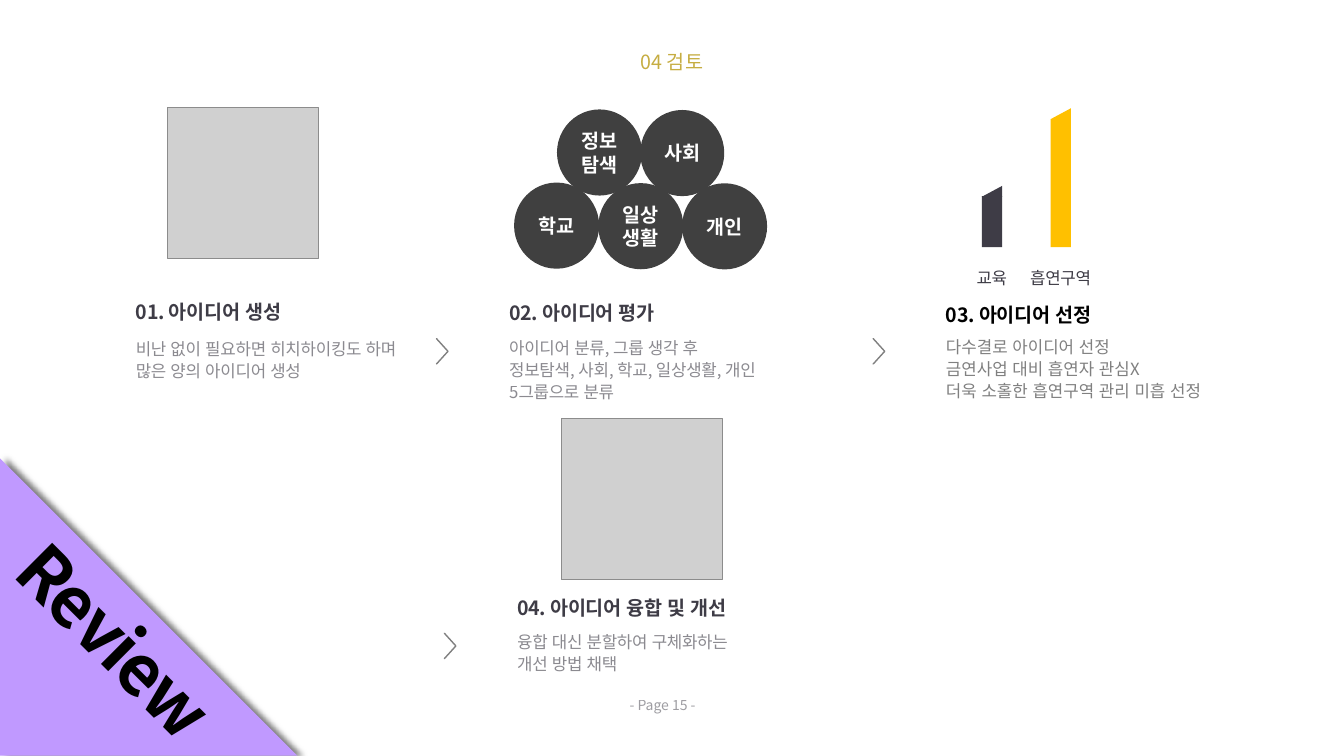
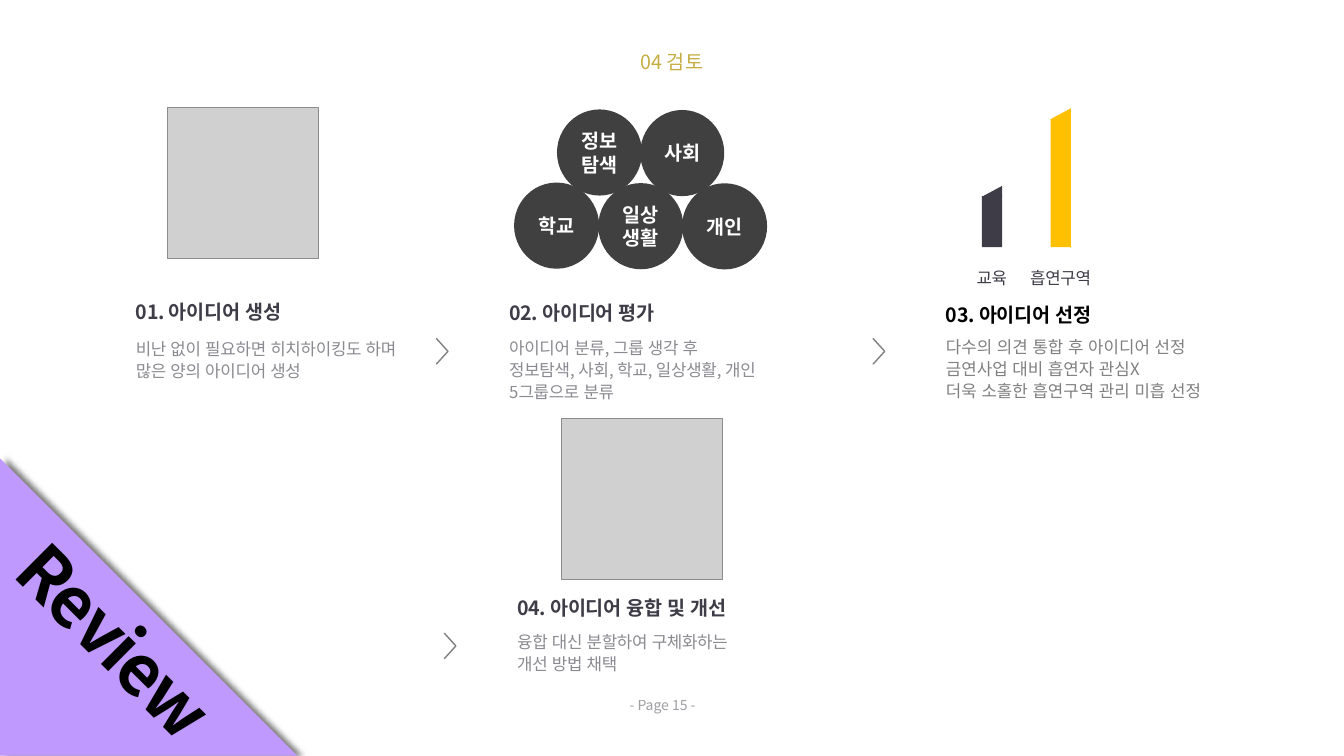
Before and after one commit to nulzi/SWAppDesign, a slide deck: slide 15 of TeamProject1/3team_ppt.pptx. Drawn at 1344x756 pixels with LibreOffice and Linux fonts; fonts in the diff are those of the drawing; grey boxes stand for pictures; background and template pictures are left out. Boxes give left, top, right and bottom in pixels: in the first picture for what was removed or moved away, otherwise in the second. Text is boxed around its words. In the diff, an @@ line names an element or a change of style, - is before the commit and + after.

```diff
--- a/TeamProject1/3team_ppt.pptx
+++ b/TeamProject1/3team_ppt.pptx
@@ text at (x1=946, y1=339, x2=1186, y2=355): text changed @@
-다수결로 아이디어 선정
+다수의 의견 통합 후 아이디어 선정
```
Also in this commit, not shown: 2 other slides changed.
